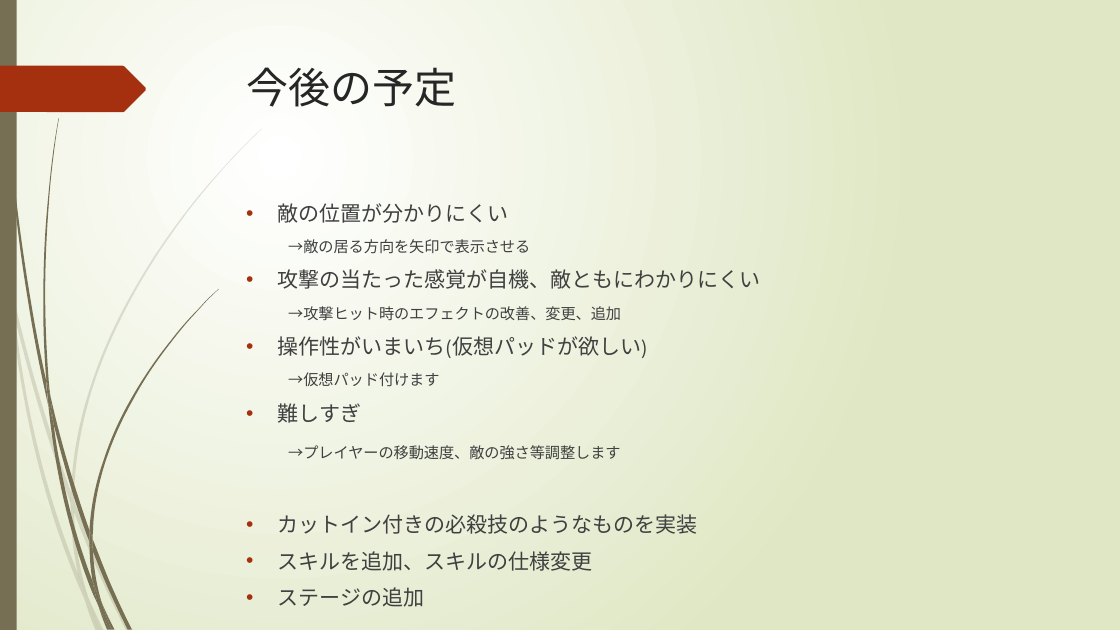
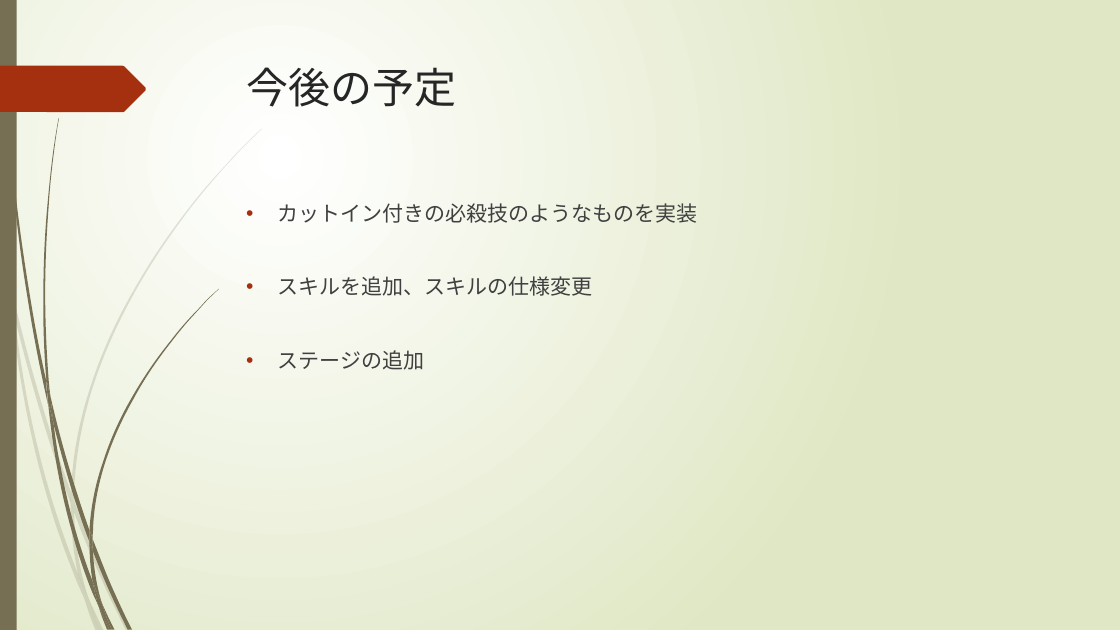
Before and after one commit to potohu9/newSurvior, a slide deck: slide 5 of Docs/プレゼンテーション1.pptx. Drawn at 1120x630 pixels with LibreOffice and Linux fonts; fonts in the diff are those of the drawing. Boxes give left, top, right and bottom in pixels: in the first picture for what was removed or moved away, otherwise in the second. Text is boxed around its words. In the diff, an @@ line names an element or a change of style, - is before the commit and + after.

```diff
--- a/Docs/プレゼンテーション1.pptx
+++ b/Docs/プレゼンテーション1.pptx
@@ text at bbox=[278, 203, 761, 459]: paragraphs removed @@
-• 敵の位置が分かりにくい
-  →敵の居る方向を矢印で表示させる
-• 攻撃の当たった感覚が自機、敵ともにわかりにくい
-  →攻撃ヒット時のエフェクトの改善、変更、追加
-• 操作性がいまいち(仮想パッドが欲しい)
-  →仮想パッド付けます
-• 難しすぎ
-→プレイヤーの移動速度、敵の強さ等調整します
```
Also in this commit, not shown: 2 other slides changed, 6 other files.
